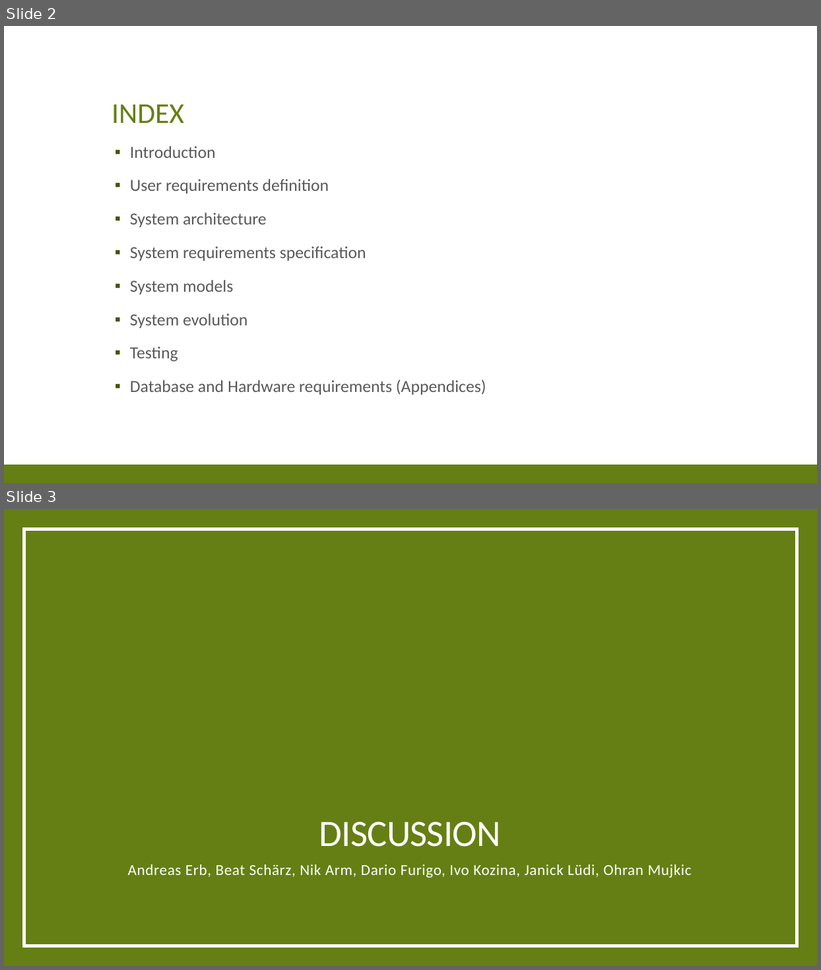
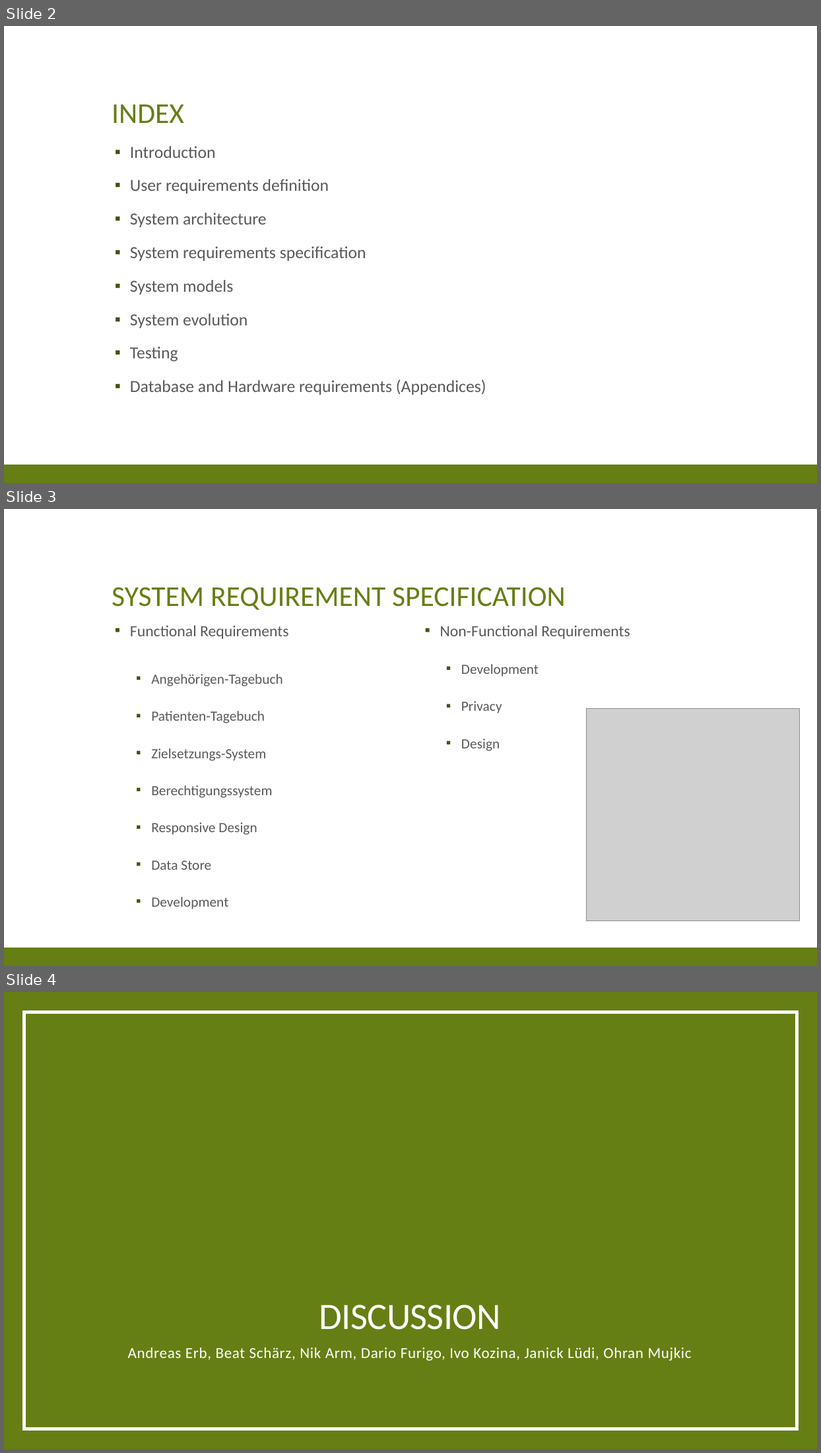
Before and after one commit to res13/ch.bfh.bti7081.s2018.white, a slide deck: doc/task02/Presentation_2.pptx. Shown one above the other, each under a label of ours: slides 2 and 3 before the commit, slides 2, 3 and 4 after it. The pictures are 821x970 and 821x1453 pixels, drawn with LibreOffice and Linux fonts; fonts in the diff are those of the drawing; grey boxes stand for pictures. Boxes give left, top, right and bottom in pixels: in the first picture for what was removed or moved away, otherwise in the second. Text is boxed around its words. In the diff, an @@ line names an element or a change of style, - is before the commit and + after.

Commit message:
Add System requirements specification to ppp.

```diff
--- a/doc/task02/Presentation_2.pptx
+++ b/doc/task02/Presentation_2.pptx
@@ slide 3 added at box(4, 509, 817, 966), background #FFFFFF; not listed: 1 template element that a slide beside it also shows @@
@@ title added at box(112, 587, 566, 610), 34 pt, text #657F14 @@
+SYSTEM REQUIREMENT SPECIFICATION
@@ text added at box(130, 625, 289, 910), 16.6 pt, text #595959 @@
+▪ Functional Requirements
+  ▪ Angehörigen-Tagebuch
+  ▪ Patienten-Tagebuch
+  ▪ Zielsetzungs-System
+  ▪ Berechtigungssystem
+  ▪ Responsive Design
+  ▪ Data Store
+  ▪ Development
@@ text added at box(440, 625, 630, 751), 18.5 pt, text #595959 @@
+▪ Non-Functional Requirements
+  ▪ Development
+  ▪ Privacy
+  ▪ Design
@@ picture added at box(587, 708, 800, 921) @@
@@ what was slide 3 is now slide 4 @@
```
